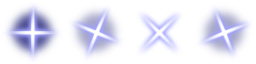
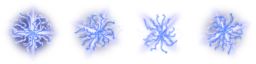
Layers edited between the first and the second (256, 64) image:
added layer "Lightninig copy#4" (71%) above "Lightninig copy#3" over [206, 12, 244, 56]
added layer "Lightninig copy#3" (66%) above "Lightninig copy#2" over [142, 13, 178, 55]
added layer "Lightninig copy#2" (69%) above "Lightninig copy" over [73, 12, 116, 52]
added layer "Lightninig copy" (58%) above "White Lightninig copy#2" over [11, 12, 52, 51]
added layer "White Lightninig copy#2" (77%) above "White Lightninig copy#1" over [200, 12, 250, 53]
added layer "White Lightninig copy#1" (23%) above "White Lightninig copy" over [135, 13, 184, 54]
added layer "White Lightninig copy" (77%) above "White Lightninig" over [73, 12, 123, 52]
added layer "White Lightninig" (92%) above "Lower Star copy#2" over [9, 11, 53, 53]
moved "Lower Star copy#1" above "Lower Star copy" over [135, 13, 184, 55]
moved "Lower Star copy" above "Lower Star" over [73, 12, 123, 52]
moved "Lower Star" above "Lower Blur copy#2" over [9, 11, 53, 53]
moved "Lower Blur copy" above "Lower Blur" over [73, 12, 123, 52]
moved "Lower Blur" above "Upper Blur copy#2" over [9, 11, 53, 53]
